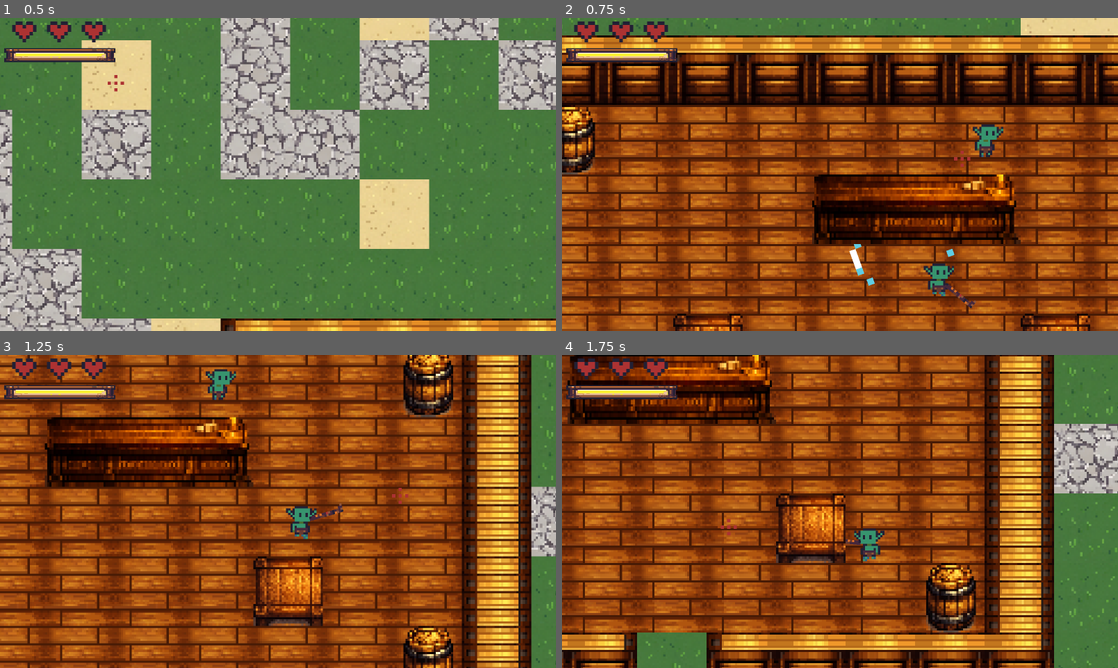
Above: before the commit, frames 1-4 (two rows, left to right).
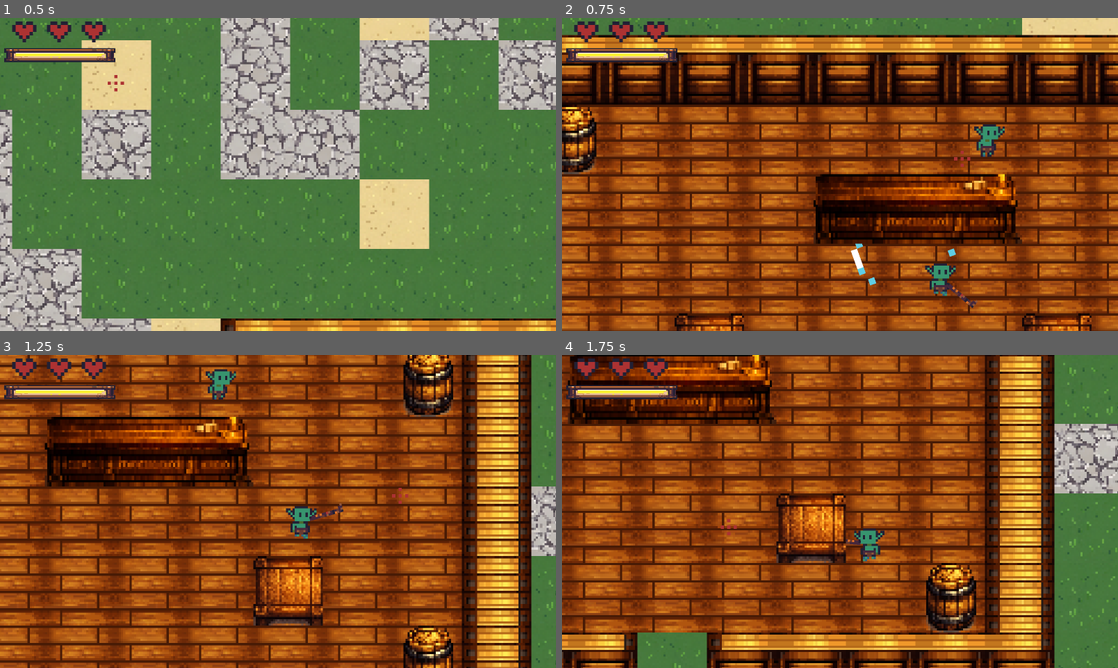
Above: after the commit, the same moments.

Repository: futurediffusion/nuclear-sand-box
Game: Godot game, scene res://scenes/main.tscn
Two runs of this game, one before a commit and one after it. Both use one fixed random seed, a clock stepped at 60 frames per second and the inputs below. This scene is started directly instead of the project's main scene. Sound files missing from this copy of the repository are replaced by a short silence.
Inputs (mouse positions are in pixels of both pictures, inside the frame that each line leads up to):
- Up to frame 1 (0.5 s): no input
- Up to frame 2 (0.75 s): tap Enter at 0.5 s; move the mouse to (962, 158) at 0.52 s; hold Right (move_right) from 0.53 s (still down); click (962, 158) at 0.6 s
- Up to frame 3 (1.25 s): keep holding Right (move_right)
- Up to frame 4 (1.75 s): move the mouse to (728, 527) at 1.27 s; release Right (move_right) at 1.28 s; hold Down (move_down) from 1.28 s (still down); right-click (728, 527) at 1.35 s

Frame 1 is identical in both runs. In frame 2, 15% of the frame differs, in the area x 0-100%, y 0-100%; in frame 3, 3.2%; in frame 4, 1.0%.

Commit message:
Use terrain-connect for tavern wall persistence/loading

Diff:
--- a/scripts/world/PropSpawner.gd
+++ b/scripts/world/PropSpawner.gd
@@ -9,6 +9,7 @@
 const CAMP_FOOTPRINT_RADIUS_TILES := 2
 const COPPER_MIN_DIST_TILES := 10
 const DEBUG_SPAWN: bool = true
+const USE_WALL_TERRAIN: bool = true
 
 const LAYER_FLOOR: int = 1
 const LAYER_WALLS: int = 2
@@ -304,28 +305,36 @@
 		_place_tile_persistent(chunk_pos, LAYER_FLOOR, cell, SRC_FLOOR, FLOOR_WOOD, ctx)
 
 	for cell in data.wall_cells:
-		var atlas: Vector2i = WALL_MID
-		if cell.y == y0 + 1:
-			if cell.x == x0:
-				atlas = ROOF_CONT_RIGHT
-			elif cell.x == x1:
-				atlas = ROOF_CONT_LEFT
+		if USE_WALL_TERRAIN:
+			chunk_save[chunk_pos]["placed_tiles"].append({
+				"layer": LAYER_WALLS,
+				"tile": cell,
+				"source": -1,
+				"atlas": Vector2i(-1, -1)
+			})
+		else:
+			var atlas: Vector2i = WALL_MID
+			if cell.y == y0 + 1:
+				if cell.x == x0:
+					atlas = ROOF_CONT_RIGHT
+				elif cell.x == x1:
+					atlas = ROOF_CONT_LEFT
+				else:
+					atlas = WALL_MID
+			elif cell.y == y1:
+				if cell.x == x0:
+					atlas = WALL_END_LEFT
+				elif cell.x == x1:
+					atlas = WALL_END_RIGHT
+				elif cell.x == door_x - 1:
+					atlas = WALL_END_RIGHT
+				elif cell.x == door_x + 1:
+					atlas = WALL_END_LEFT
+				else:
+					atlas = WALL_MID
 			else:
-				atlas = WALL_MID
-		elif cell.y == y1:
-			if cell.x == x0:
-				atlas = WALL_END_LEFT
-			elif cell.x == x1:
-				atlas = WALL_END_RIGHT
-			elif cell.x == door_x - 1:
-				atlas = WALL_END_RIGHT
-			elif cell.x == door_x + 1:
-				atlas = WALL_END_LEFT
-			else:
-				atlas = WALL_MID
-		else:
-			atlas = ROOF_VERTICAL
-		_place_tile_persistent(chunk_pos, LAYER_WALLS, cell, SRC_WALLS, atlas, ctx)
+				atlas = ROOF_VERTICAL
+			_place_tile_persistent(chunk_pos, LAYER_WALLS, cell, SRC_WALLS, atlas, ctx)
 
 	for p in data.placements:
 		var exists := false
--- a/scripts/world/world.gd
+++ b/scripts/world/world.gd
@@ -40,6 +40,8 @@
 const LAYER_GROUND: int = 0
 const LAYER_FLOOR: int = 1
 const LAYER_WALLS: int = 2
+const WALL_TERRAIN_SET: int = 0
+const WALL_TERRAIN: int = 0
 
 # Sources
 const SRC_FLOOR: int = 1
@@ -318,8 +320,16 @@
 		chunk_saveables[chunk_pos].append(ore)
 
 	# 2) TILES PERSISTENTES (taberna piso/paredes)
+	var wall_cells_to_paint: Array[Vector2i] = []
 	for t in chunk_save[chunk_pos]["placed_tiles"]:
-		tilemap.set_cell(t["layer"], t["tile"], t["source"], t["atlas"])
+		var source_id: int = int(t.get("source", 0))
+		if source_id == -1:
+			wall_cells_to_paint.append(t["tile"])
+		else:
+			tilemap.set_cell(int(t["layer"]), t["tile"], source_id, t["atlas"])
+
+	if wall_cells_to_paint.size() > 0:
+		tilemap.set_cells_terrain_connect(LAYER_WALLS, wall_cells_to_paint, WALL_TERRAIN_SET, WALL_TERRAIN, true)
 
 	# 3) CAMPS
 	for c in chunk_save[chunk_pos]["camps"]:
